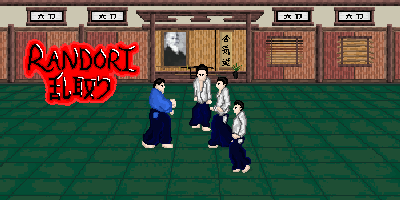
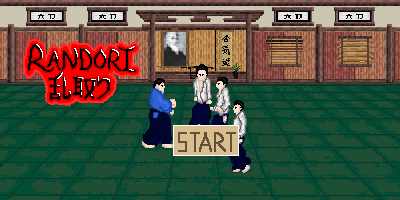
Two versions of the same layered image (w=400, h=200). Layer-by-layer changes:
renamed "background" to "Paint Layer 1 Merged", showed it, opacity 64% → 100%, moved it above "Paint Layer 1", painted on it over [173, 125, 239, 156]
painted on "uke.png" (1st of 2) over [173, 125, 239, 156]
painted on "uke.png" (2nd of 2) over [173, 125, 239, 156]
painted on "background Merged" over [173, 125, 239, 156]
